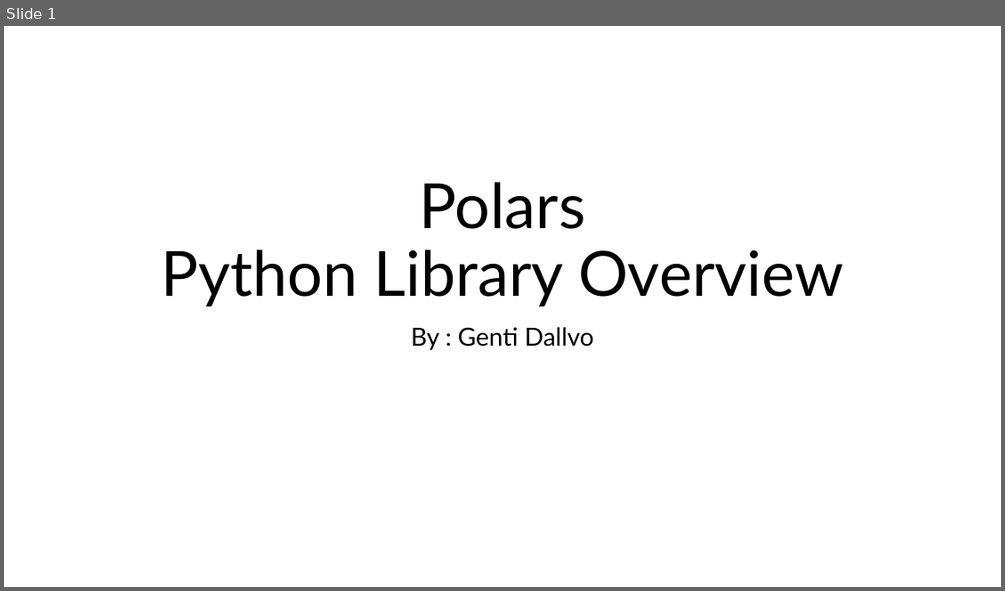
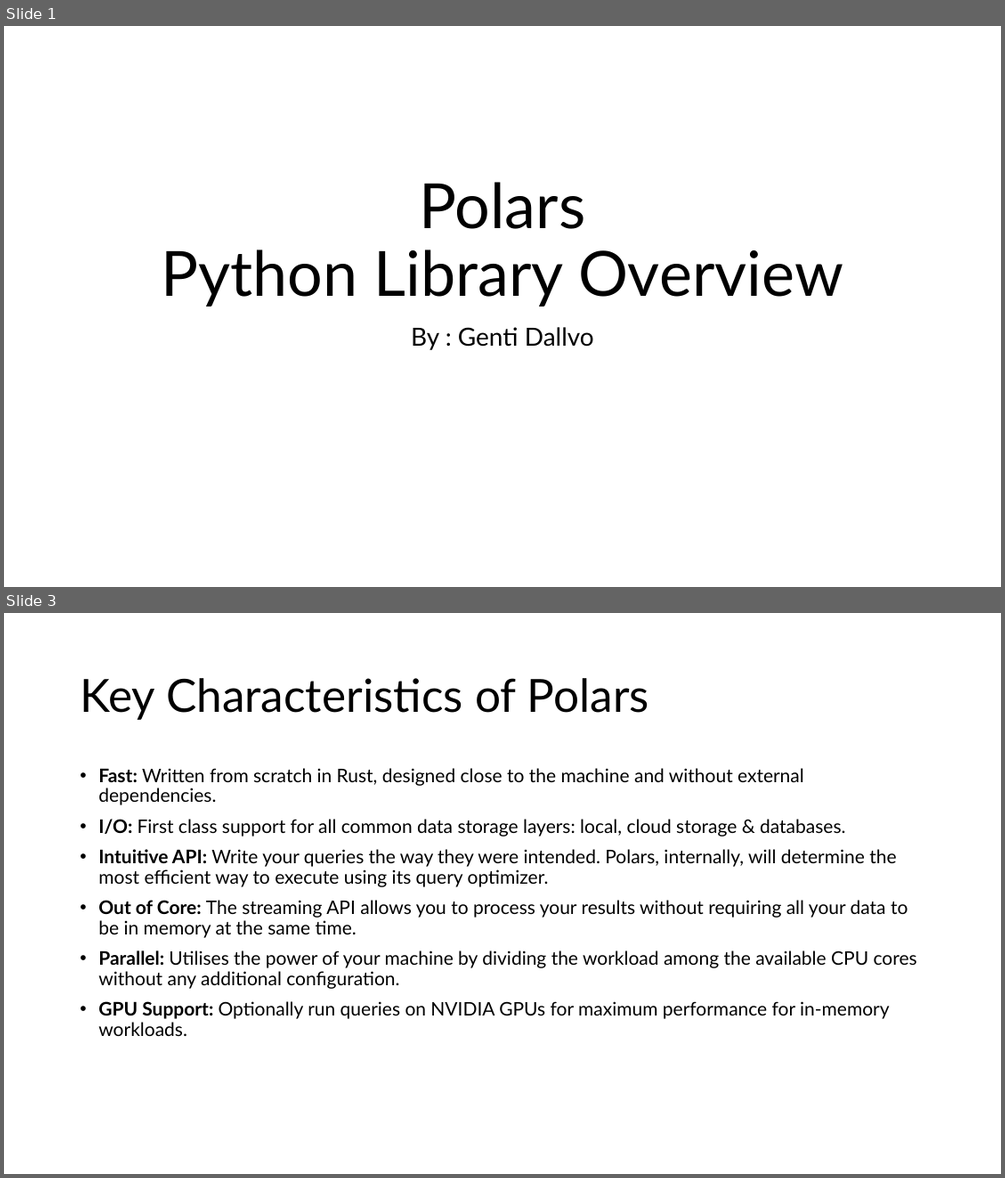
Before and after one commit to gdallvo1/OIM7502_SP25_classwork, a slide deck: Midterm_Polars/Polar_PythonLibrary.pptx. Shown one above the other, each under a label of ours: slide 1 before the commit, slides 1 and 3 after it; the slides between them are not shown. The pictures are 1005x591 and 1005x1178 pixels, drawn with LibreOffice and Linux fonts; fonts in the diff are those of the drawing. Boxes give left, top, right and bottom in pixels: in the first picture for what was removed or moved away, otherwise in the second. Text is boxed around its words. In the diff, an @@ line names an element or a change of style, - is before the commit and + after.

```diff
--- a/Midterm_Polars/Polar_PythonLibrary.pptx
+++ b/Midterm_Polars/Polar_PythonLibrary.pptx
@@ slide 3 added at [4, 613, 1001, 1174], background #FFFFFF @@
@@ title added at [80, 678, 649, 720], 44 pt, text #000000 @@
+Key Characteristics of Polars
@@ text added at [98, 768, 917, 1036], 18 pt, text #000000 @@
+• Fast: Written from scratch in Rust, designed close to the machine and without external dependencies.
+• I/O: First class support for all common data storage layers: local, cloud storage & databases.
+• Intuitive API: Write your queries the way they were intended. Polars, internally, will determine the most efficient way to execute using its query optimizer.
+• Out of Core: The streaming API allows you to process your results without requiring all your data to be in memory at the same time.
+• Parallel: Utilises the power of your machine by dividing the workload among the available CPU cores without any additional configuration.
+• GPU Support: Optionally run queries on NVIDIA GPUs for maximum performance for in-memory workloads.
```
Also in this commit, not shown: 2 slides changed, 3 other slides added.
